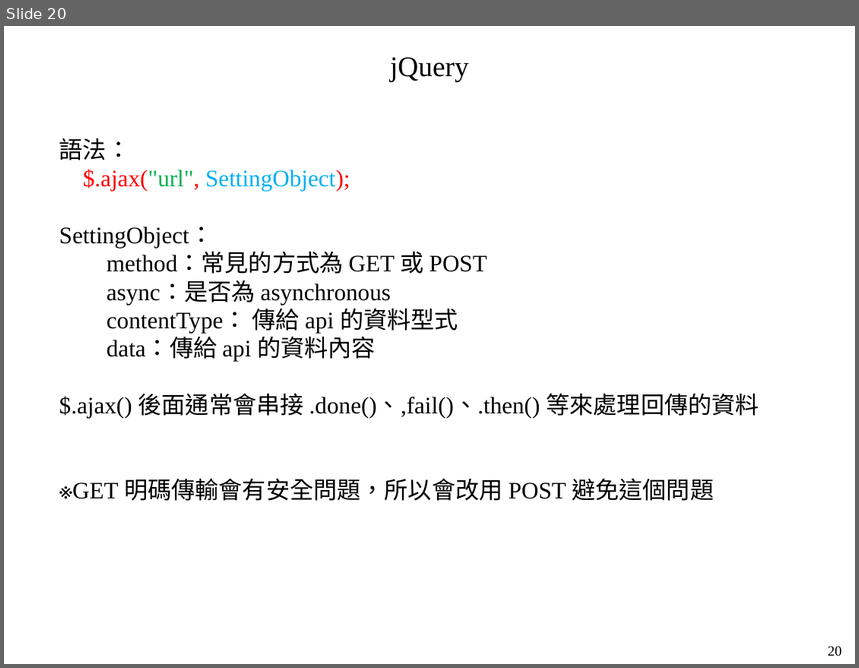
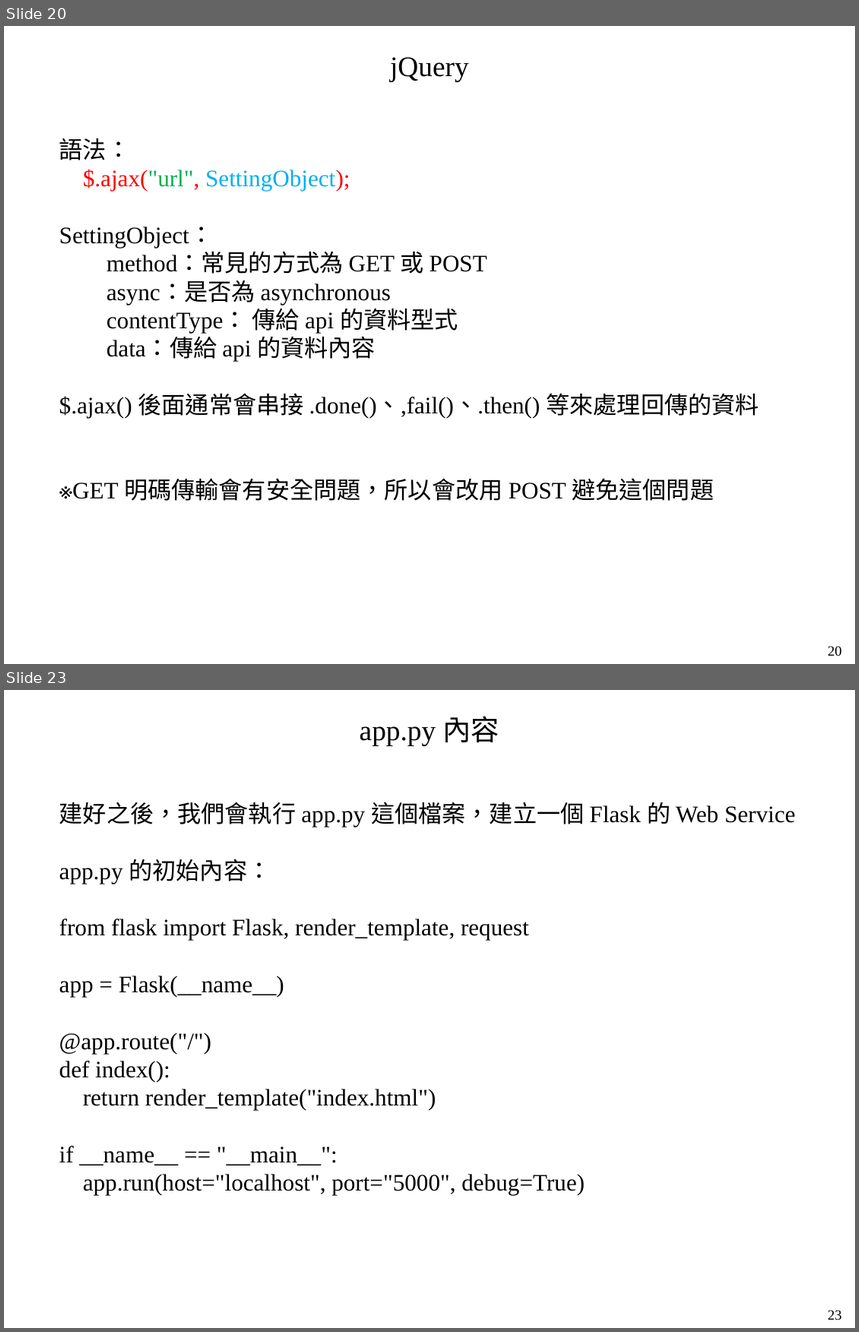
Before and after one commit to mar120434/2021_web_tutor, a slide deck: 動態網頁.pptx. Shown one above the other, each under a label of ours: slide 20 before the commit, slides 20 and 23 after it; the slides between them are not shown. The pictures are 859x668 and 859x1332 pixels, drawn with LibreOffice and Linux fonts; fonts in the diff are those of the drawing. Boxes give left, top, right and bottom in pixels: in the first picture for what was removed or moved away, otherwise in the second. Text is boxed around its words. In the diff, an @@ line names an element or a change of style, - is before the commit and + after.

Commit message:
21210804_0055 add Flask

```diff
--- a/動態網頁.pptx
+++ b/動態網頁.pptx
@@ slide 23 added at <box>4,690,855,1328</box>, background #FFFFFF @@
@@ text added at <box>360,716,500,745</box>, 24 pt, text #000000 @@
+app.py 內容
@@ text added at <box>59,802,795,1195</box>, 20 pt, text #000000 @@
+建好之後，我們會執行 app.py 這個檔案，建立一個 Flask 的 Web Service
+app.py 的初始內容：
+from flask import Flask, render_template, request
+app = Flask(__name__)
+@app.route("/")
+def index():
+return render_template("index.html")
+if __name__ == "__main__":
+app.run(host="localhost", port="5000", debug=True)
@@ text added at <box>828,1310,842,1321</box>, 12 pt, text #000000 @@
+23
```
Also in this commit, not shown: 5 other slides added, 2 other files.
